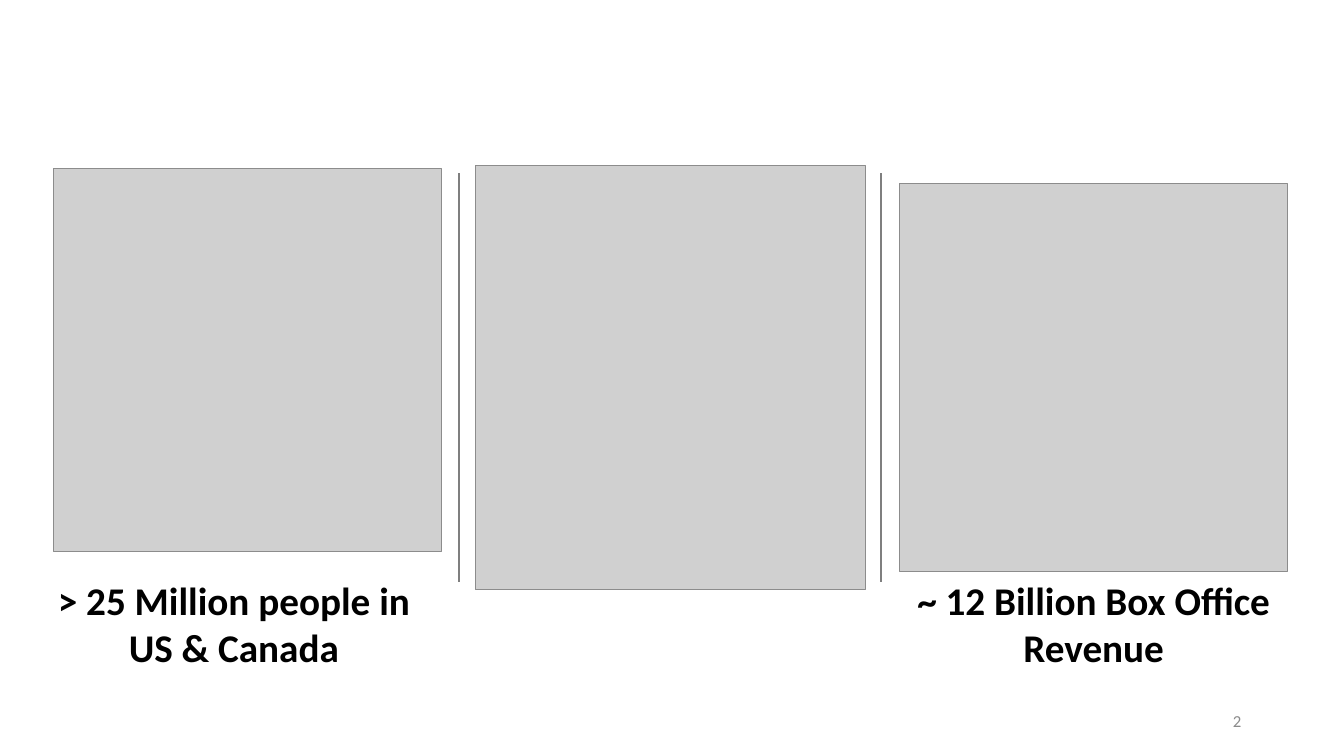
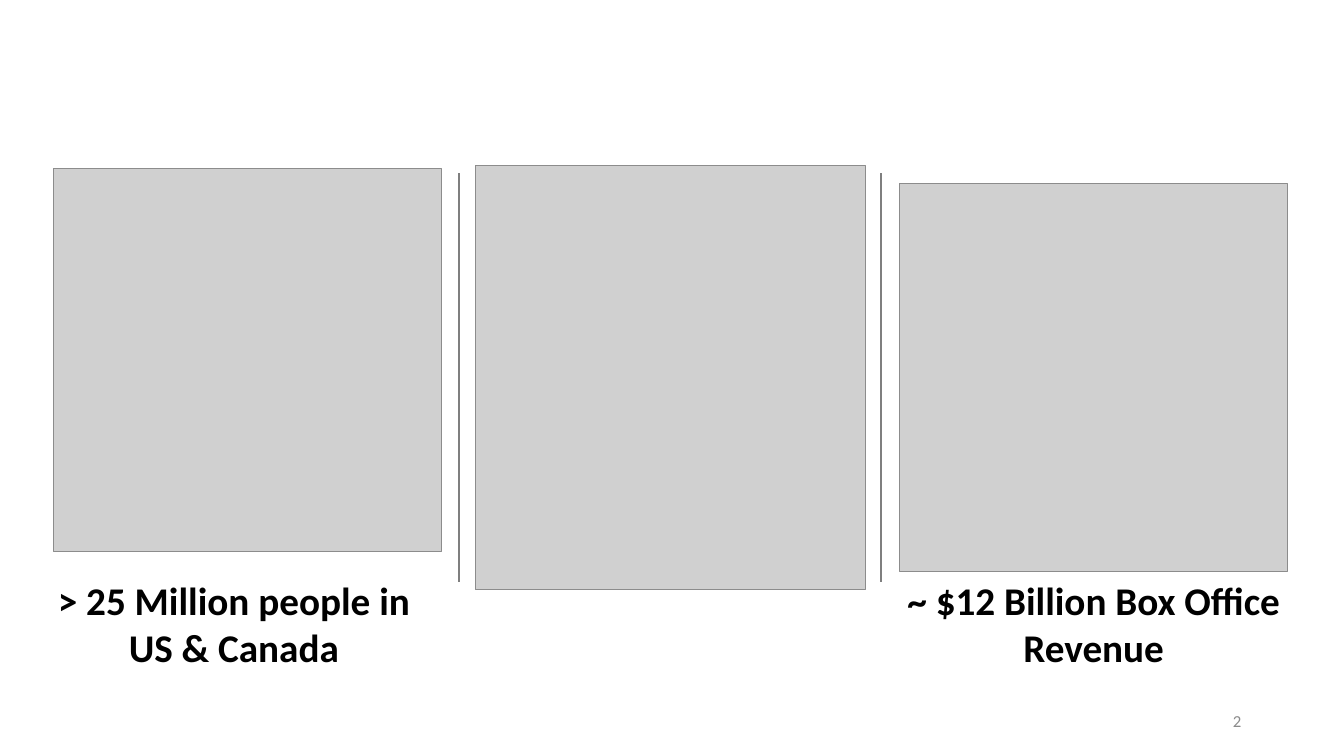
Before and after one commit to shayanabdulkarimkhan/dsc-phase-1-project-v2-4, a slide deck: slide 2 of Microsoft_Studios_Project.pptx. Drawn at 1344x756 pixels with LibreOffice and Linux fonts; fonts in the diff are those of the drawing; grey boxes stand for pictures. Boxes give left, top, right and bottom in pixels: in the first picture for what was removed or moved away, otherwise in the second. Text is boxed around its words. In the diff, an @@ line names an element or a change of style, - is before the commit and + after.

```diff
--- a/Microsoft_Studios_Project.pptx
+++ b/Microsoft_Studios_Project.pptx
@@ text at <box>936,587,1279,663</box>: text changed @@
-~ 12 Billion Box Office Revenue
+~ $12 Billion Box Office Revenue
```
Also in this commit, not shown: 5 other slides changed, 1 other file.
